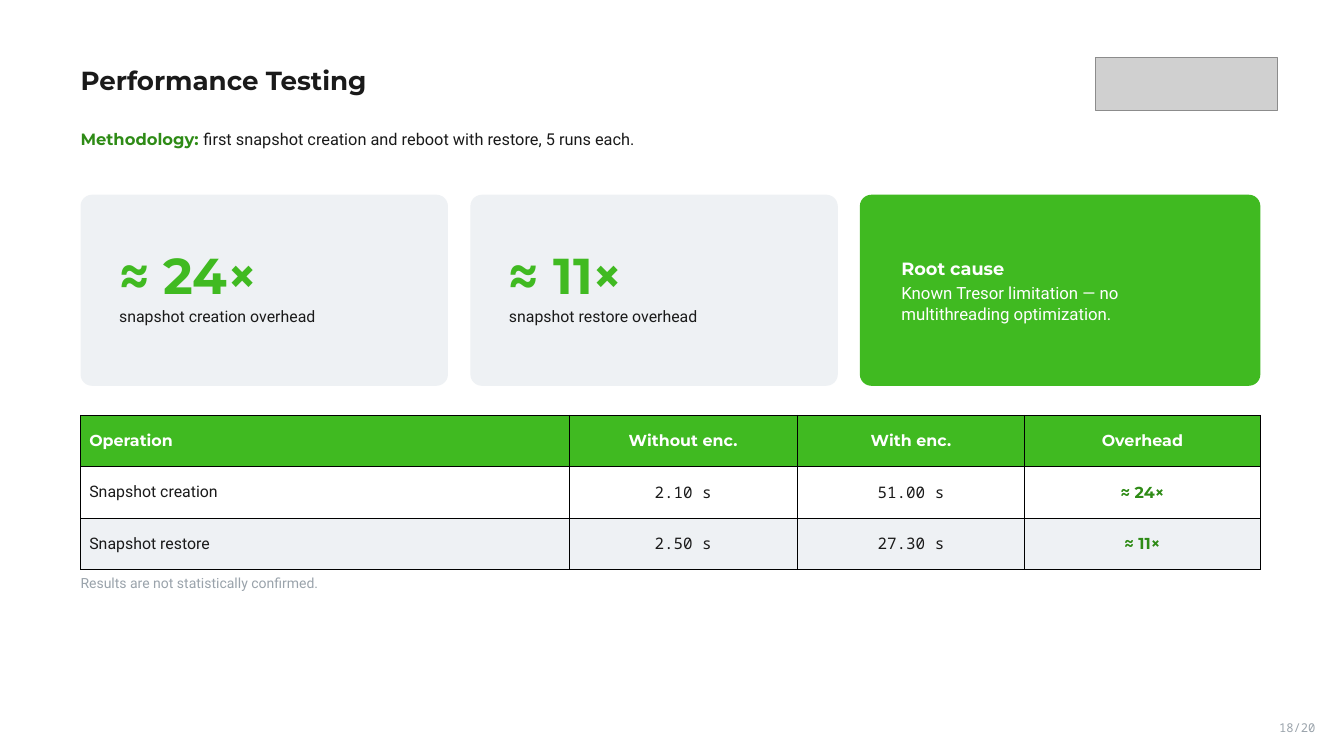
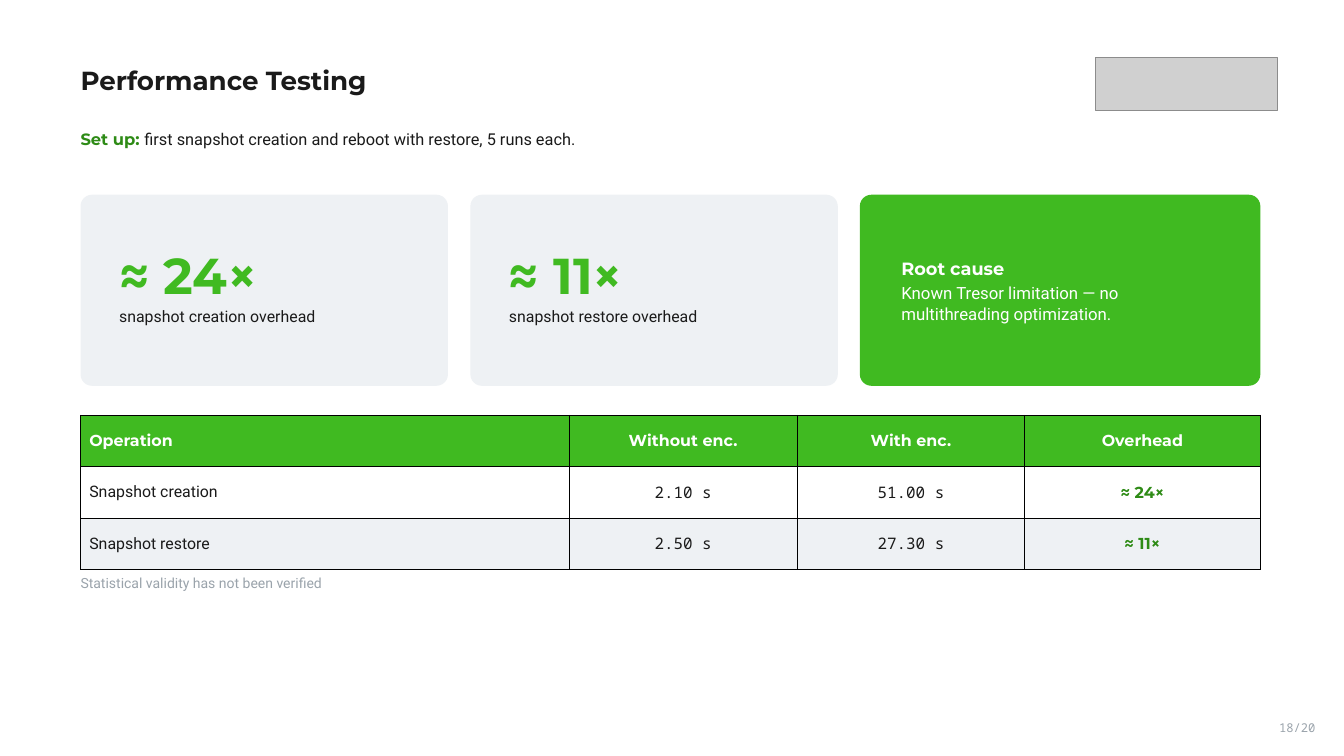
Before and after one commit to VoronM1522/Thesis_draft, a slide deck: slide 18 of presentation/slides_main.pptx. Drawn at 1344x756 pixels with LibreOffice and Linux fonts; fonts in the diff are those of the drawing; grey boxes stand for pictures. Boxes give left, top, right and bottom in pixels: in the first picture for what was removed or moved away, otherwise in the second. Text is boxed around its words. In the diff, an @@ line names an element or a change of style, - is before the commit and + after.

```diff
--- a/presentation/slides_main.pptx
+++ b/presentation/slides_main.pptx
@@ text at <box>81,132,575,149</box>: text changed @@
-Methodology: first snapshot creation and reboot with restore, 5 runs each.
+Set up: first snapshot creation and reboot with restore, 5 runs each.
@@ text at <box>81,577,322,591</box>: text changed @@
-Results are not statistically confirmed.
+Statistical validity has not been verified
```
Also in this commit, not shown: 7 other slides changed, 1 slide added.
